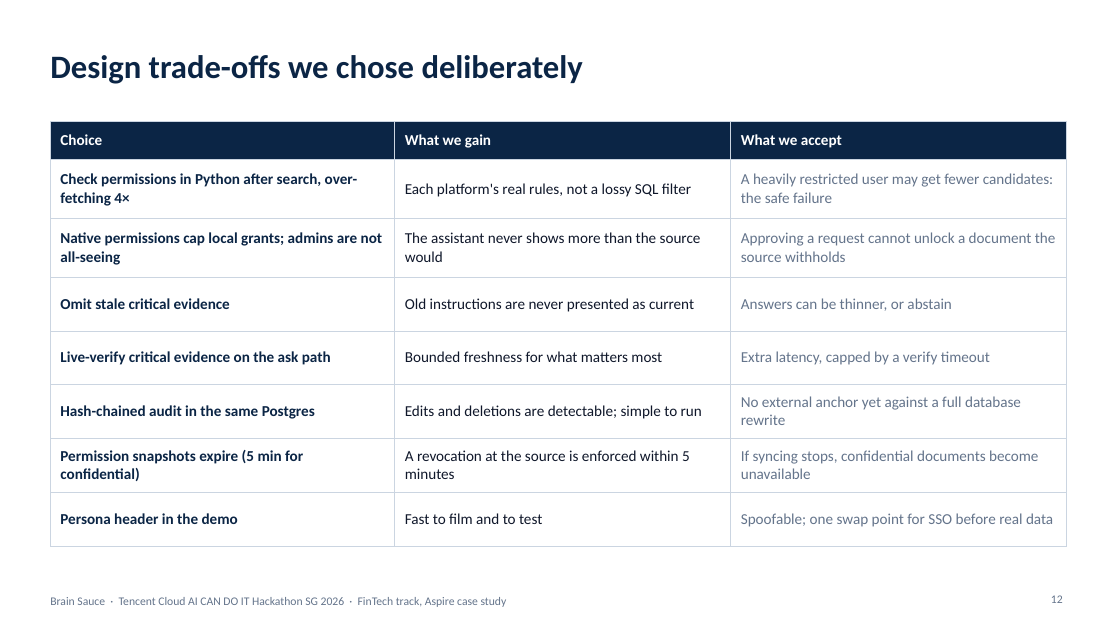
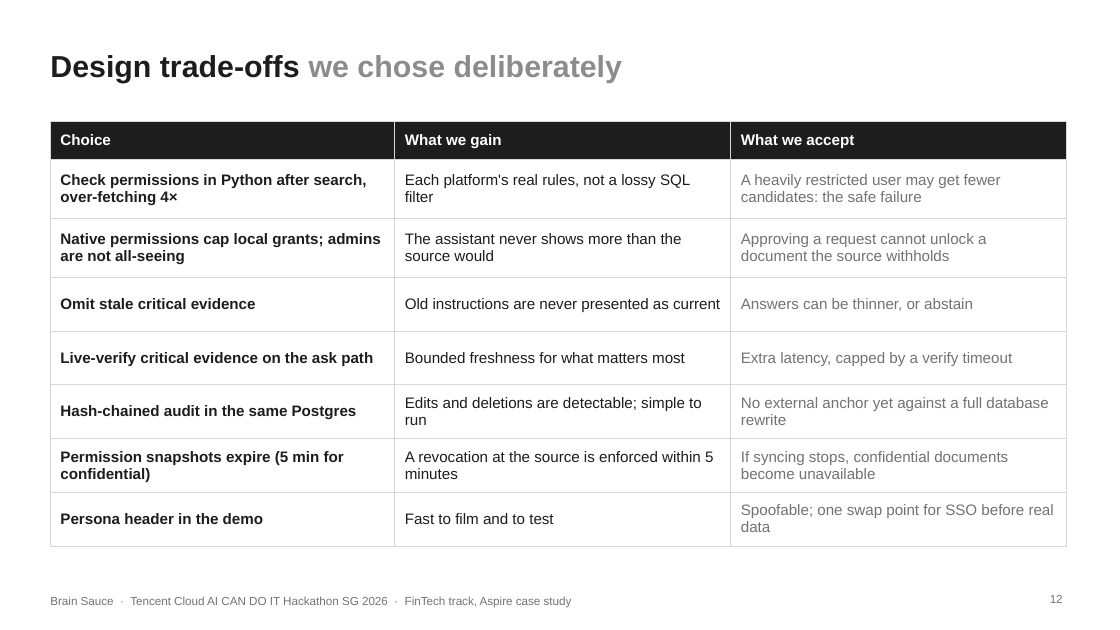
Before and after one commit to pavan2184/tencent-hack, a slide deck: slide 12 of docs/presentations/internal-brain-architecture-submission.pptx. Drawn at 1120x630 pixels with LibreOffice and Linux fonts; fonts in the diff are those of the drawing. Boxes give left, top, right and bottom in pixels: in the first picture for what was removed or moved away, otherwise in the second. Text is boxed around its words. In the diff, an @@ line names an element or a change of style, - is before the commit and + after.

```diff
--- a/docs/presentations/internal-brain-architecture-submission.pptx
+++ b/docs/presentations/internal-brain-architecture-submission.pptx
@@ title "Design trade-offs we chose deliberately" at (50, 55, 622, 83): size 28 to 26 pt, font Calibri to Arial; text colour #0B2545 to #1D1D1D in "Design trade-offs"; text colour #0B2545 to #8C8C8C in "we chose deliberately" @@
@@ table at (50, 122, 1067, 536) @@
@@ fill #0B2545 to #1D1D1D in row 1 @@
@@ font Calibri to Arial @@
@@ text colour #0B2545 to #1D1D1D in "Check permissions in Python after search, over-fetching ...", "Native permissions cap local grants; admins are ...", "Omit stale critical evidence", "Live-verify critical evidence on the ask path" and 3 more places @@
@@ text colour #0F172A to #1D1D1D in "Each platform's real rules, not a lossy ...", "The assistant never shows more than the ...", "Old instructions are never presented as current", "Bounded freshness for what matters most" and 3 more places @@
@@ text colour #64748B to #737373 in "A heavily restricted user may get fewer ...", "Approving a request cannot unlock a document ...", "Answers can be thinner, or abstain", "Extra latency, capped by a verify timeout" and 3 more places @@
@@ borders changed @@
@@ text "Brain Sauce · Tencent Cloud ..." at (50, 596, 572, 608): font Calibri to Arial, text colour #64748B to #737373 @@
@@ page number at (1050, 595, 1063, 603): font Calibri to Arial, text colour #64748B to #737373 @@
```
Also in this commit, not shown: 13 other slides changed, 6 other files.
